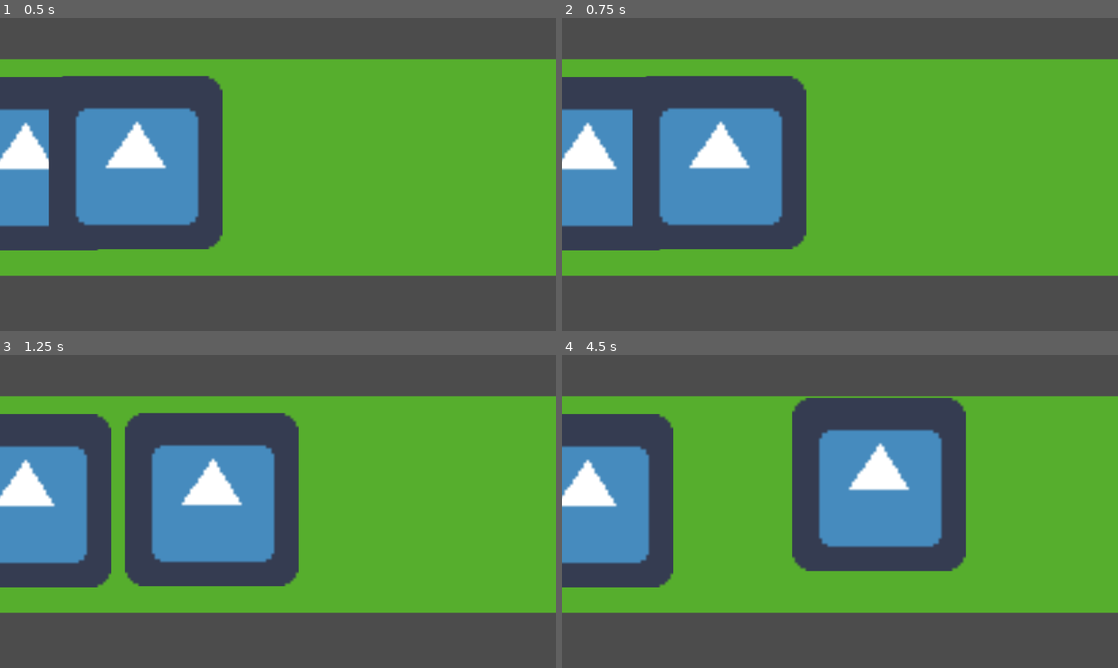
Above: before the commit, frames 1-4 (two rows, left to right).
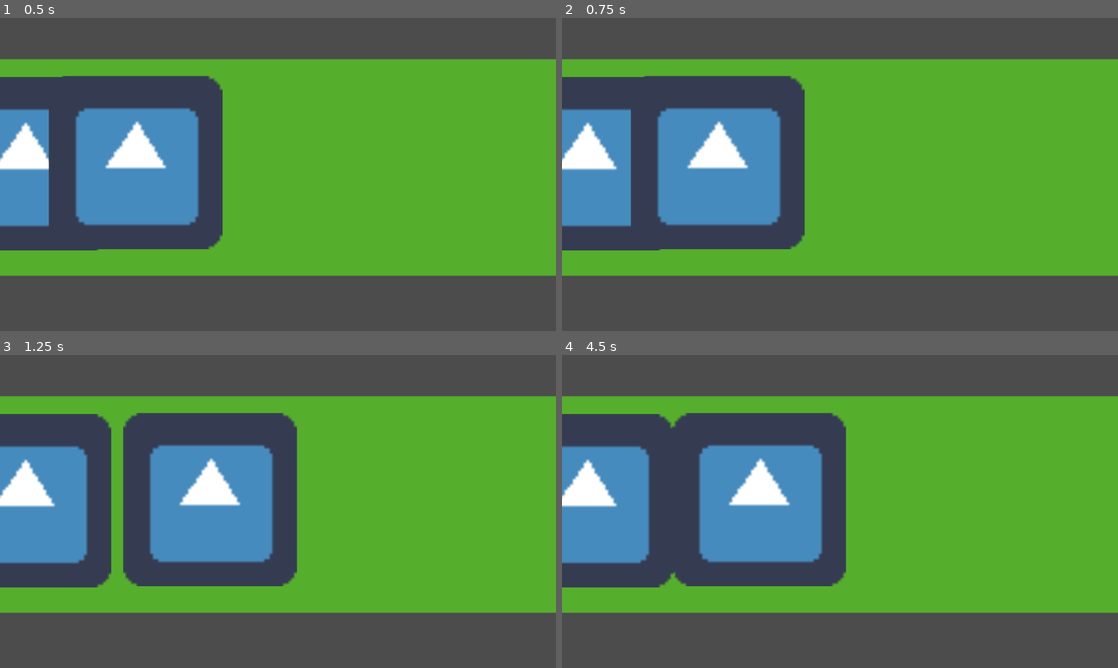
Above: after the commit, the same moments.

Repository: TremblingInferno/TokenWilderness
Game: Godot game, scene res://main.tscn
Same seed, same stepped clock (60 frames per second), same inputs: the game is played once before the commit and once after it. The engine's default icon, where the game draws it, is replaced by a stand-in: a white triangle on a blue panel in a dark square.
Inputs:
- Up to frame 1 (0.5 s): no input
- Up to frame 2 (0.75 s): tap Enter at 0.5 s; hold D (right) from 0.53 s (still down)
- Up to frame 3 (1.25 s): keep holding D (right)
- Up to frame 4 (4.5 s): release D (right) at 1.28 s; hold S (down) 1.28-2.03 s; hold D (right) 2.03-2.78 s; hold W (up) 2.78-3.53 s; hold A (left) from 3.53 s (still down)

Frame 1 is identical in both runs. In frame 2, 1.0% of the frame differs, in the area x 12-44%, y 18-74%; in frame 3, 1.2%; in frame 4, 28%, in the area x 19-73%, y 13-74%.

Commit message:
workable movement

Diff:
--- a/player.gd
+++ b/player.gd
@@ -1,26 +1,22 @@
 extends AnimatedSprite
 
-var velocity:Vector2 = Vector2(0,0)
+var velocity:Vector2 = Vector2(0,0) setget set_velocity
 export(int) var speed = 200
+
+var vertical_movement
+var horizontal_movement
+
+export(Resource) var right
+export(Resource) var left
+export(Resource) var up
+export(Resource) var down
 
 func _process(delta):
 	self.translate(speed * velocity.normalized() * delta)
+	handle_input()
 
-func _unhandled_key_input(event):
-	if event.is_action("up"):
-		up()
-	if event.is_action("down"):
-		down()
-	if event.is_action("right"):
-		right()
-	if event.is_action("left"):
-		left()
+func set_velocity(val):
+	velocity = val
 
-func up():
-	velocity.y = -1
-func down():
-	velocity.y = 1
-func right():
-	velocity.x = 1
-func left():
-	velocity.x = -1
+func handle_input():
+	set_velocity(Input.get_vector("left", "right", "up", "down"))
